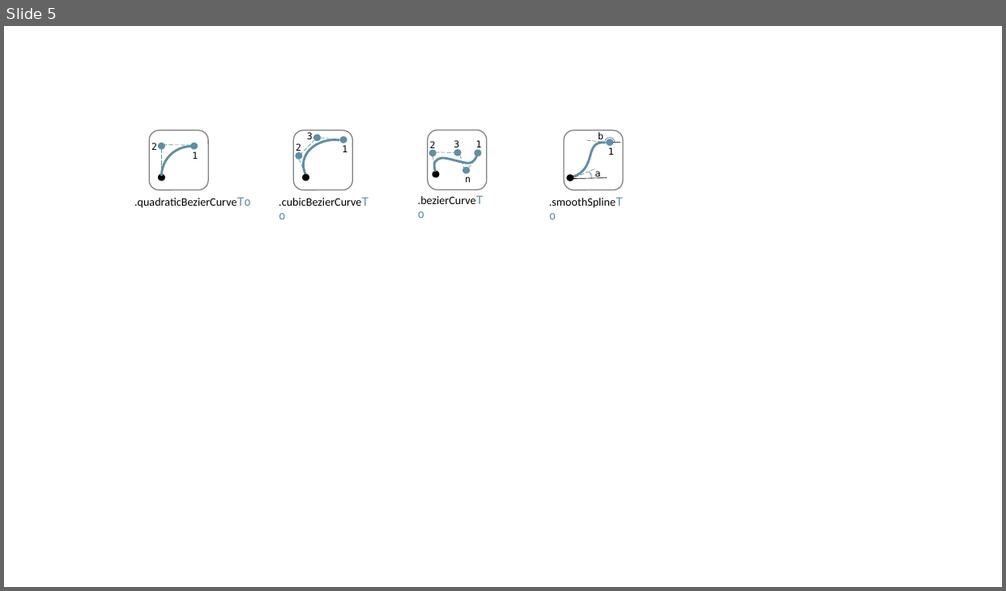
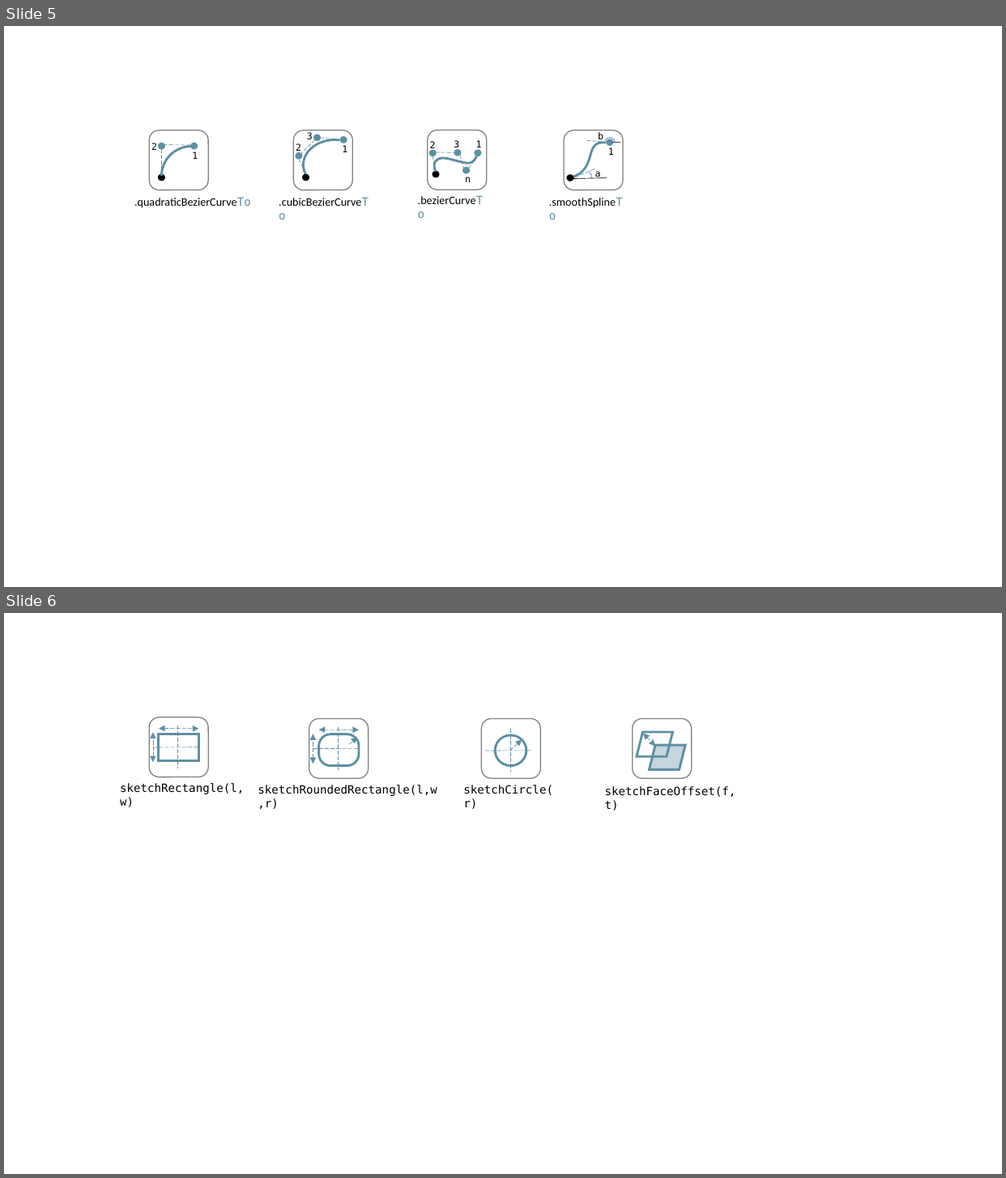
Before and after one commit to raydeleu/ReplicadManual, a slide deck: images/processv4.pptx. Shown one above the other, each under a label of ours: slide 5 before the commit, slides 5 and 6 after it. The pictures are 1006x591 and 1006x1178 pixels, drawn with LibreOffice and Linux fonts; fonts in the diff are those of the drawing. Boxes give left, top, right and bottom in pixels: in the first picture for what was removed or moved away, otherwise in the second. Text is boxed around its words. In the diff, an @@ line names an element or a change of style, - is before the commit and + after.

```diff
--- a/images/processv4.pptx
+++ b/images/processv4.pptx
@@ slide 6 added at [4, 613, 1002, 1174], background #FFFFFF @@
@@ rounded rectangle added at [149, 717, 208, 777], outline #808080 1 pt @@
@@ double arrow added from (153, 762) to (153, 732), #5F8FA3 0.5 pt dashed @@
@@ double arrow added from (159, 728) to (198, 729), #5F8FA3 0.5 pt dashed @@
@@ line added from (178, 726) to (178, 769), #5F8FA3 0.5 pt dashed @@
@@ rounded rectangle added at [309, 718, 368, 778], outline #808080 1 pt @@
@@ double arrow added from (319, 730) to (359, 730), #5F8FA3 0.5 pt dashed @@
@@ line added from (338, 726) to (338, 770), #5F8FA3 0.5 pt dashed @@
@@ rounded rectangle added at [482, 718, 541, 778], outline #808080 1 pt @@
@@ line added from (510, 729) to (510, 773), #5F8FA3 0.5 pt dashed @@
@@ rounded rectangle added at [633, 718, 692, 778], outline #808080 1 pt @@
@@ parallelogram added at [637, 732, 672, 756], outline #5F8FA3 2.25 pt @@
@@ double arrow added from (643, 734) to (655, 747), #5F8FA3 0.5 pt dashed @@
@@ line added from (153, 747) to (198, 747), #5F8FA3 0.5 pt dashed @@
@@ rectangle added at [159, 735, 199, 761], outline #5F8FA3 2.25 pt @@
@@ line added from (313, 748) to (359, 748), #5F8FA3 0.5 pt dashed @@
@@ double arrow added from (313, 764) to (313, 735), #5F8FA3 0.5 pt dashed @@
@@ rounded rectangle added at [319, 735, 359, 766], outline #5F8FA3 2.25 pt @@
@@ arrow added from (350, 744) to (357, 737), #5F8FA3 0.5 pt dashed @@
@@ line added from (485, 751) to (531, 751), #5F8FA3 0.5 pt dashed @@
@@ ellipse added at [495, 735, 526, 766], outline #5F8FA3 2.25 pt @@
@@ arrow added from (510, 751) to (522, 739), #5F8FA3 0.5 pt dashed @@
@@ parallelogram added at [650, 746, 685, 770], fill #C5D6DD, outline #5F8FA3 2.25 pt @@
@@ text added at [120, 783, 244, 807], 11 pt, text #000000 @@
+sketchRectangle(l,w)
@@ text added at [258, 785, 437, 809], 11 pt, text #000000 @@
+sketchRoundedRectangle(l,w,r)
@@ text added at [463, 785, 553, 809], 11 pt, text #000000 @@
+sketchCircle(r)
@@ text added at [605, 786, 736, 811], 11 pt, text #000000 @@
+sketchFaceOffset(f,t)
```
Also in this commit, not shown: 1 other slide added, 2 other files.
